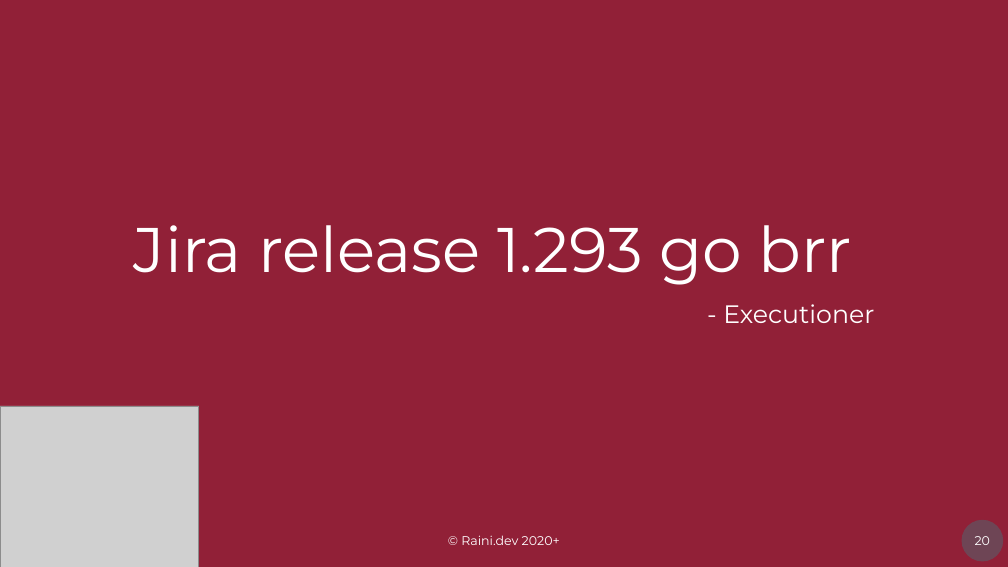
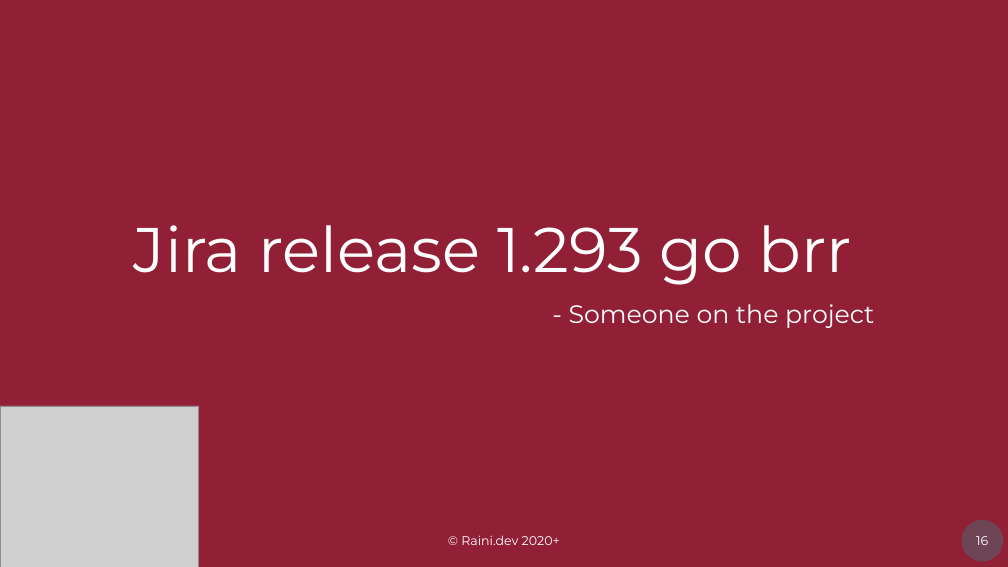
Before and after one commit to orlowdev/clean-project-history-with-semver-and-changelogs, a slide deck: slide 16 of Semantic-Versioning-at-Scale.pptx (slide 20 before the commit). Drawn at 1008x567 pixels with LibreOffice and Linux fonts; fonts in the diff are those of the drawing; grey boxes stand for pictures. Boxes give left, top, right and bottom in pixels: in the first picture for what was removed or moved away, otherwise in the second. Text is boxed around its words. In the diff, an @@ line names an element or a change of style, - is before the commit and + after.

```diff
--- a/Semantic-Versioning-at-Scale.pptx
+++ b/Semantic-Versioning-at-Scale.pptx
@@ subtitle at box(569, 304, 874, 328): text changed @@
-- Executioner
+- Someone on the project
@@ page number at box(976, 536, 988, 545): text changed @@
-20
+16
```
Also in this commit, not shown: 14 other slides changed, 4 slides added, 2 slides removed.
